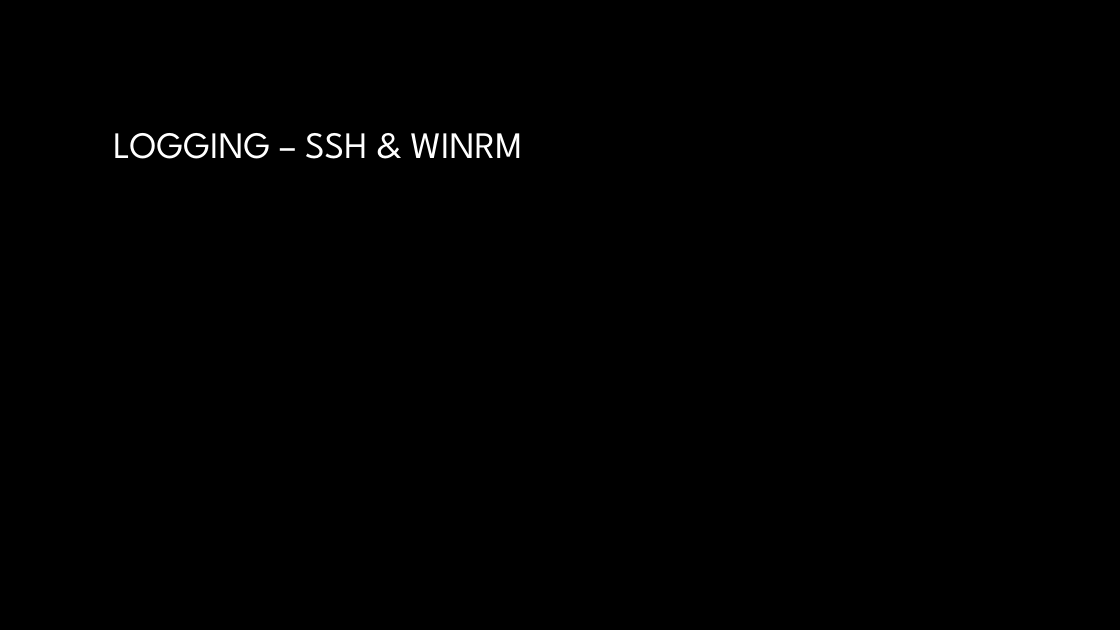
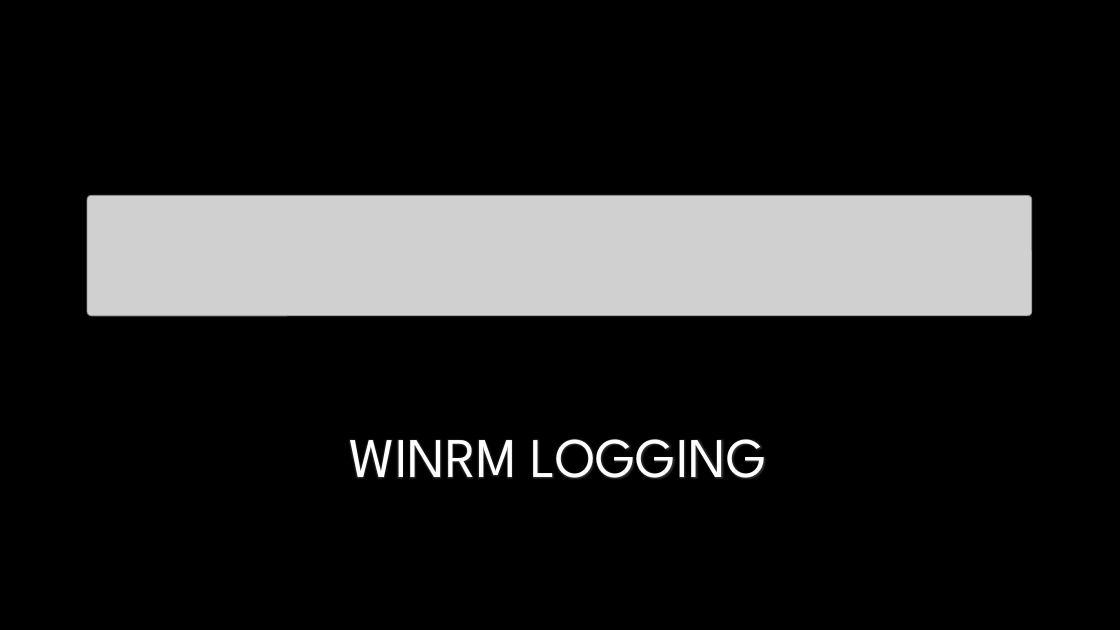
Before and after one commit to dwalleck/opencafe-training, a slide deck: slide 17 of OpenCafeTraining-Part2.pptx (slide 14 before the commit). Drawn at 1120x630 pixels with LibreOffice and Linux fonts; fonts in the diff are those of the drawing; grey boxes stand for pictures; background and template pictures are left out. Boxes give left, top, right and bottom in pixels: in the first picture for what was removed or moved away, otherwise in the second. Text is boxed around its words. In the diff, an @@ line names an element or a change of style, - is before the commit and + after.

```diff
--- a/OpenCafeTraining-Part2.pptx
+++ b/OpenCafeTraining-Part2.pptx
@@ picture added at <box>87,196,1033,316</box> @@
@@ title "WINRM LOGGING" at <box>350,439,767,478</box>: vertical alignment middle to bottom @@
@@ title at <box>350,439,767,478</box>: text changed; size 32 to 48 pt @@
-LOGGING – SSH & WINRM
+WINRM LOGGING
```
Also in this commit, not shown: 3 other slides changed, 5 slides added, 1 slide removed, 8 other files.
